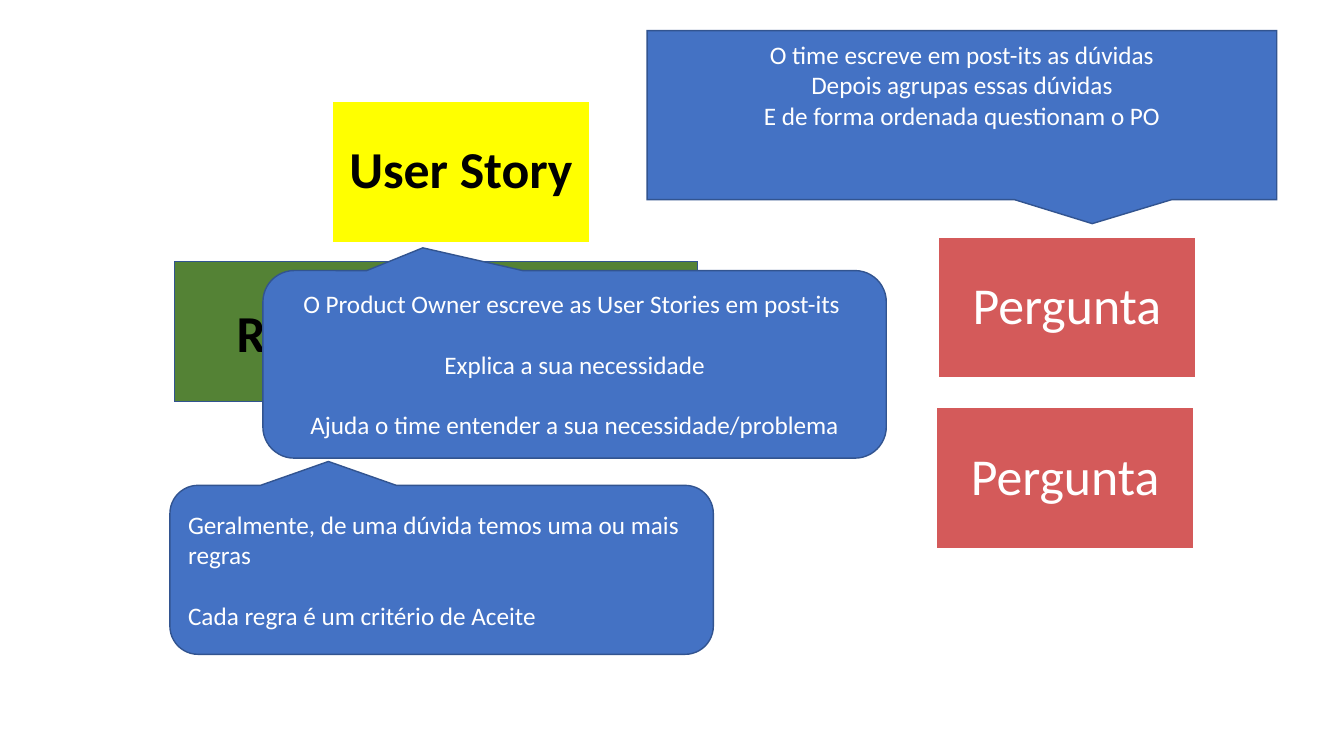
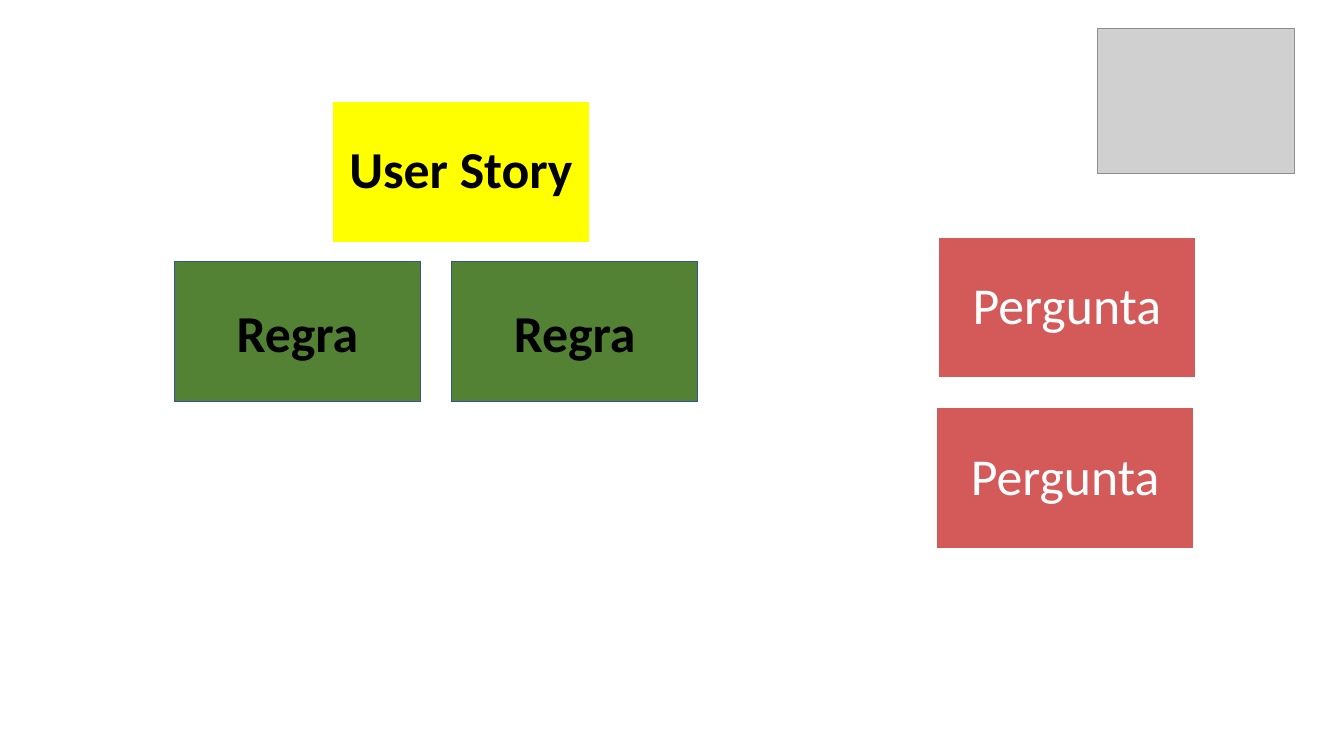
Before and after one commit to carlos-oliver/documentacao, a slide deck: slide 6 of Apresentação1.pptx (slide 12 before the commit). Drawn at 1344x756 pixels with LibreOffice and Linux fonts; fonts in the diff are those of the drawing; grey boxes stand for pictures. Boxes give left, top, right and bottom in pixels: in the first picture for what was removed or moved away, otherwise in the second. Text is boxed around its words. In the diff, an @@ line names an element or a change of style, - is before the commit and + after.

```diff
--- a/Apresentação1.pptx
+++ b/Apresentação1.pptx
@@ picture added at <box>1098,28,1296,173</box> @@
@@ speech box removed at <box>647,30,1277,200</box> @@
-O time escreve em post-its as dúvidas
-Depois agrupas essas dúvidas
-E de forma ordenada questionam o PO
@@ rounded speech box removed at <box>263,270,886,458</box> @@
-O Product Owner escreve as User Stories em post-its
-Explica a sua necessidade
-Ajuda o time entender a sua necessidade/problema
@@ rounded speech box removed at <box>170,486,714,655</box> @@
-Geralmente, de uma dúvida temos uma ou mais regras
-Cada regra é um critério de Aceite
```
Also in this commit, not shown: 10 other slides changed, 3 slides removed.
